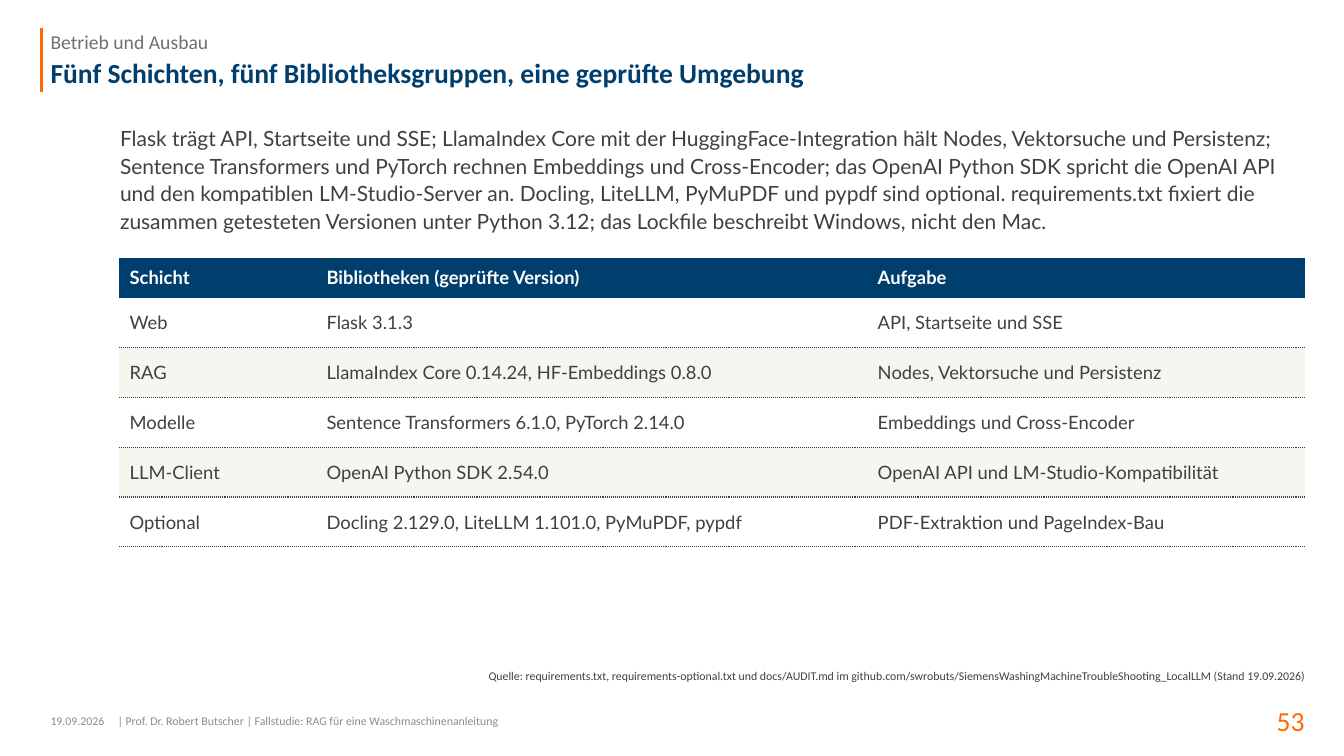
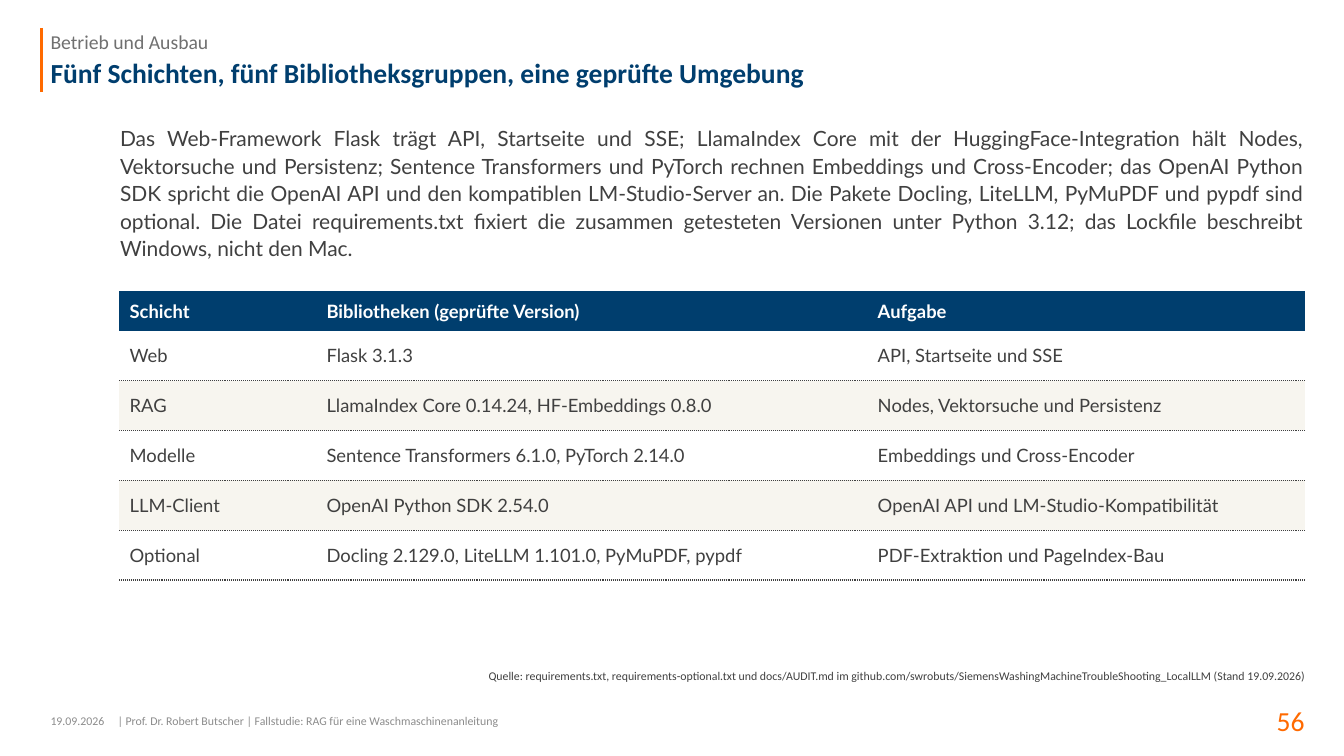
Before and after one commit to swrobuts/SiemensWashingMachineTroubleShooting_LocalLLM, a slide deck: slide 56 of docs/slides/RAG_Waschmaschine_Dokumentation.pptx (slide 53 before the commit). Drawn at 1344x756 pixels with LibreOffice and Linux fonts; fonts in the diff are those of the drawing; background and template pictures are left out. Boxes give left, top, right and bottom in pixels: in the first picture for what was removed or moved away, otherwise in the second. Text is boxed around its words. In the diff, an @@ line names an element or a change of style, - is before the commit and + after.

```diff
--- a/docs/slides/RAG_Waschmaschine_Dokumentation.pptx
+++ b/docs/slides/RAG_Waschmaschine_Dokumentation.pptx
@@ text at box(120, 130, 1303, 259): text changed @@
-Flask trägt API, Startseite und SSE; LlamaIndex Core mit der HuggingFace-Integration hält Nodes, Vektorsuche und Persistenz; Sentence Transformers und PyTorch rechnen Embeddings und Cross-Encoder; das OpenAI Python SDK spricht die OpenAI API und den kompatiblen LM-Studio-Server an. Docling, LiteLLM, PyMuPDF und pypdf sind optional. requirements.txt fixiert die zusammen getesteten Versionen unter Python 3.12; das Lockfile beschreibt Windows, nicht den Mac.
+Das Web-Framework Flask trägt API, Startseite und SSE; LlamaIndex Core mit der HuggingFace-Integration hält Nodes, Vektorsuche und Persistenz; Sentence Transformers und PyTorch rechnen Embeddings und Cross-Encoder; das OpenAI Python SDK spricht die OpenAI API und den kompatiblen LM-Studio-Server an. Die Pakete Docling, LiteLLM, PyMuPDF und pypdf sind optional. Die Datei requirements.txt fixiert die zusammen getesteten Versionen unter Python 3.12; das Lockfile beschreibt Windows, nicht den Mac.
@@ table: place and size @@
-table at box(119, 258, 1304, 547)
+table at box(119, 291, 1304, 580)
@@ page number at box(1277, 712, 1305, 732): text changed @@
-53
+56
```
Also in this commit, not shown: 57 other slides changed, 2 slides added.
